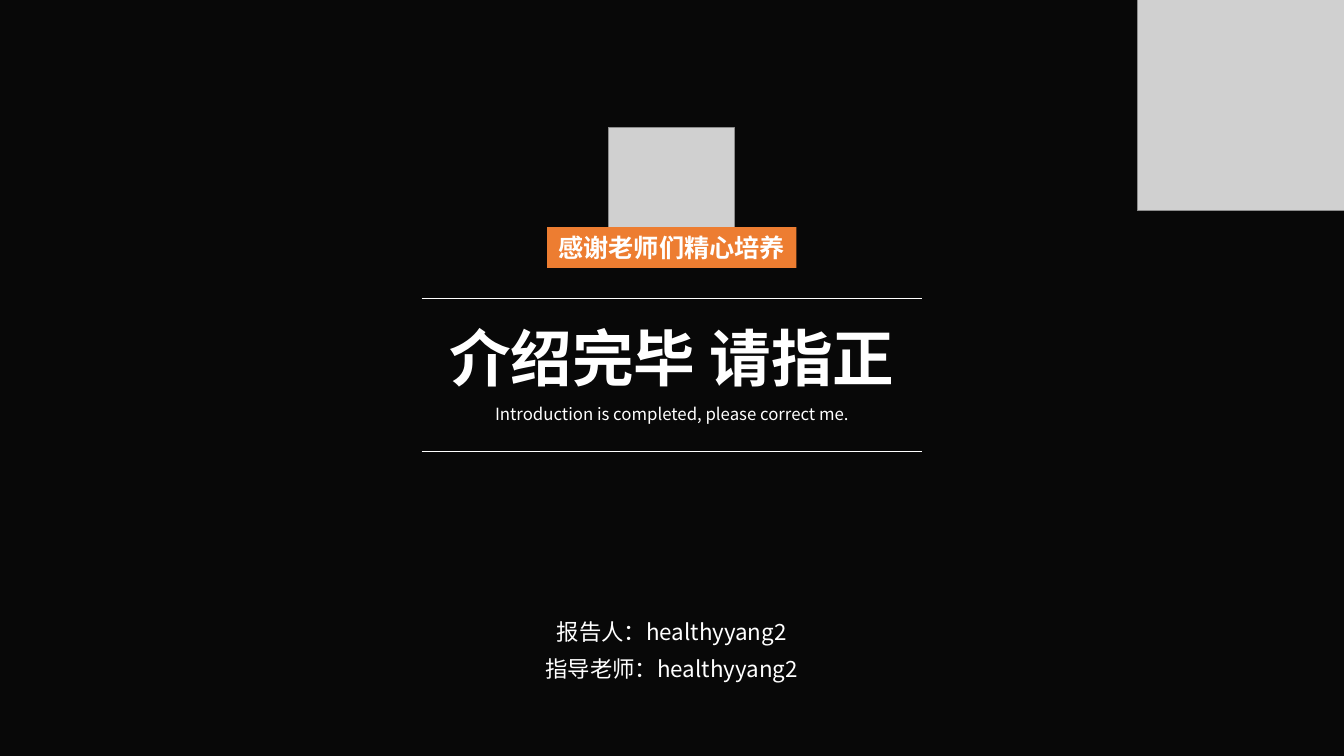
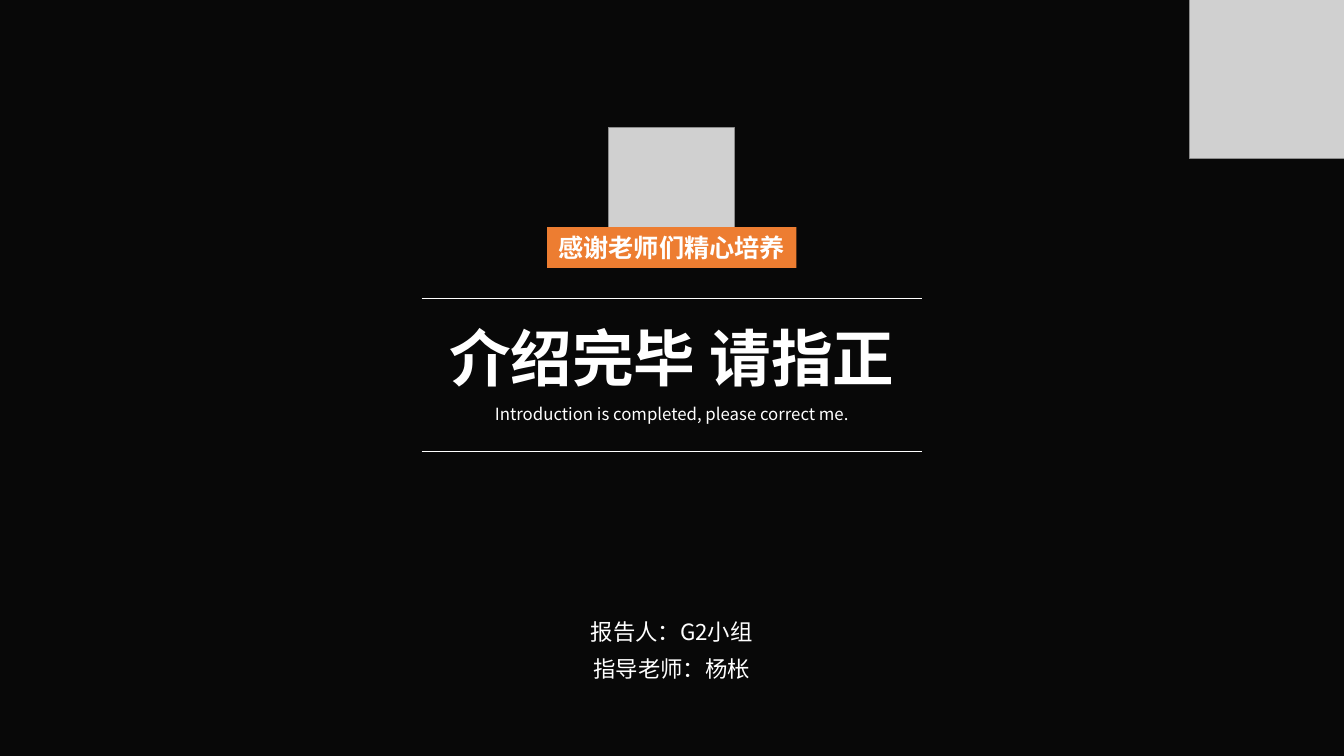
Before and after one commit to JanHonan/store, a slide deck: slide 31 of G2/软件工程系列课程教学辅助网站/非受控文档/温中磊/PRD2017-G2-界面设计.pptx. Drawn at 1344x756 pixels with LibreOffice and Linux fonts; fonts in the diff are those of the drawing; grey boxes stand for pictures; background and template pictures are left out; a plain dark background stands for a picture behind light text. Boxes give left, top, right and bottom in pixels: in the first picture for what was removed or moved away, otherwise in the second. Text is boxed around its words. In the diff, an @@ line names an element or a change of style, - is before the commit and + after.

```diff
--- a/G2/软件工程系列课程教学辅助网站/非受控文档/温中磊/PRD2017-G2-界面设计.pptx
+++ b/G2/软件工程系列课程教学辅助网站/非受控文档/温中磊/PRD2017-G2-界面设计.pptx
@@ picture resized from (x1=1137, y1=0, x2=1344, y2=211) to (x1=1190, y1=0, x2=1344, y2=158) @@
@@ text at (x1=591, y1=621, x2=753, y2=642): text changed @@
-报告人：healthyyang2
+报告人：G2小组
@@ text at (x1=594, y1=658, x2=750, y2=679): text changed @@
-指导老师：healthyyang2
+指导老师：杨枨
```
Also in this commit, not shown: 4 other slides changed.
